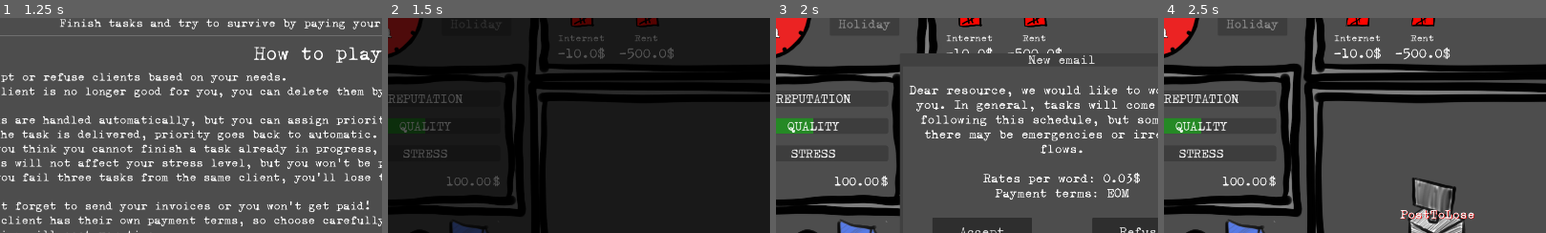
Above: before the commit, frames 1-4 (left to right).
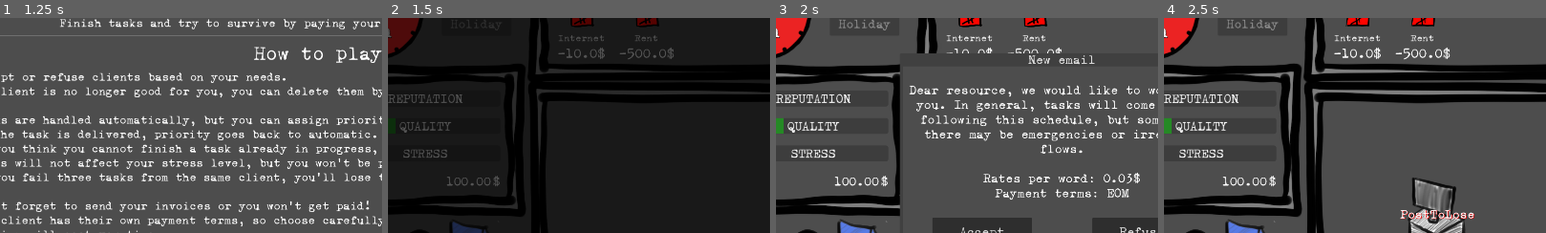
Above: after the commit, the same moments.

Repository: ildede/game-off-2025
Game: Godot game, scene res://scenes/game/screens/splash_screen/splash.tscn
The game is run twice, just before and just after one commit, with the same random seed, the same clock (stepped at 60 frames per second) and the same inputs.
Inputs:
- Up to frame 1 (1.25 s): click "LET'S GO!" at 0.5 s
- Up to frame 2 (1.5 s): click "START" at 1.25 s
- Up to frame 3 (2 s): no input
- Up to frame 4 (2.5 s): click "Accept" at 2 s
The pictures show only the part of the screen within x 8-58%, y 14-64%; the shares and areas given below are measured in that part.

Frame 1 is identical in both runs. In frame 2, 0.4% of the frame differs, in the area x 2-10%, y 46-54%; in frame 3, 0.5%; in frame 4, 0.5%.

Commit message:
feat: use quality to decide letter movements

Diff:
--- a/autoloads/config.gd
+++ b/autoloads/config.gd
@@ -6,6 +6,7 @@
 const SECONDS_BETWEEN_TASKS: int = 3
 const WORDS_PER_LETTER: int = 11
 const MAX_STRESS_LEVEL: float = 100
+const MAX_QUALITY_LEVEL: float = 100
 const MAX_CLIENT_LOYALTY: float = 100
 const MIN_CLIENT_LOYALTY: float = 10
 const WORDS_PER_DAY: int = 2500
--- a/autoloads/global.gd
+++ b/autoloads/global.gd
@@ -83,7 +83,8 @@
 
 func handle_update_quality(value: float) -> void:
 	print("[GLOBAL] handle_update_quality")
-	game_state.quality += value
+	if game_state.quality < Config.MAX_QUALITY_LEVEL:
+		game_state.quality += value
 	ui_update.emit()
 
 func handle_update_money(value: float) -> void:
--- a/autoloads/models.gd
+++ b/autoloads/models.gd
@@ -33,7 +33,7 @@
 	var translated_words: int = 0
 
 	var reputation: float = 0
-	var quality: float = 50
+	var quality: float = 30
 	var stress: float = 0
 	var clients: Array[ClientObject] = []
 	var money: float = 100
--- a/scenes/game/entities/letter/letter.gd
+++ b/scenes/game/entities/letter/letter.gd
@@ -6,14 +6,19 @@
 var target: PathFollow2D
 var target_id: int
 var word_count: int = 10
+var quality_vector: Vector2
 
 func _ready() -> void:
 	$Sprite2D.play(possible_letters.pick_random())
 	word_count = Config.WORDS_PER_LETTER
+	quality_vector = Vector2(randi_range(0, 3), randi_range(-1, 1)) * (160 - Global.game_state.quality*1.5)
 
 func _physics_process(delta: float) -> void:
 	if is_instance_valid(target):
-		global_position = global_position.move_toward(target.global_position, speed * delta)
+		#global_position = global_position.move_toward(target.global_position + Vector2(randi_range(-500, 500), randi_range(-500, 500)), speed * delta) <-- EFFETTO UBRIACO
+		global_position = global_position.move_toward(target.global_position + quality_vector, speed * delta)
+		if abs(global_position.length() - (target.global_position + quality_vector).length()) <= 10:
+			queue_free()
 	else:
 		queue_free()
 
@@ -21,3 +26,4 @@
 	if body is TaskBody:
 		if body.task_id == target_id:
 			Global.letter_hit_task.emit(self, body.get_parent())
+			Global.update_quality.emit(0.1)
--- a/scenes/game/entities/task/task.tscn
+++ b/scenes/game/entities/task/task.tscn
@@ -64,8 +64,8 @@
 "speed": 6.0
 }]
 
-[sub_resource type="RectangleShape2D" id="RectangleShape2D_ukviy"]
-size = Vector2(127.14288, 175.71436)
+[sub_resource type="CircleShape2D" id="CircleShape2D_uxrd1"]
+radius = 55.0
 
 [sub_resource type="AnimatedTexture" id="AnimatedTexture_ctq7e"]
 frames = 4
@@ -114,9 +114,9 @@
 frame_progress = 0.24271658
 
 [node name="CollisionShape2D" type="CollisionShape2D" parent="CharacterBody2D"]
-position = Vector2(0.714288, -0.7142869)
-scale = Vector2(0.99999964, 0.99999964)
-shape = SubResource("RectangleShape2D_ukviy")
+position = Vector2(0.714288, -0.714288)
+scale = Vector2(0.9999994, 0.9999994)
+shape = SubResource("CircleShape2D_uxrd1")
 
 [node name="ProgressBar" type="ProgressBar" parent="."]
 modulate = Color(0, 1, 0, 1)
--- a/scenes/ui/game_information/game_information.gd
+++ b/scenes/ui/game_information/game_information.gd
@@ -8,6 +8,7 @@
 	$InfoPanel/MarginContainer/GridContainer/StressLabel/StressBar.value = state.stress
 	$InfoPanel/MarginContainer/GridContainer/StressLabel/StressBar.max_value = Config.MAX_STRESS_LEVEL
 	$InfoPanel/MarginContainer/GridContainer/QualityLabel/QualityBar.value = state.quality
+	$InfoPanel/MarginContainer/GridContainer/QualityLabel/QualityBar.max_value = Config.MAX_QUALITY_LEVEL
 	$InfoPanel/MarginContainer/GridContainer/ReputationLabel/ReputationBar.value = state.reputation
 	$InfoPanel/MarginContainer/GridContainer/GridContainer/Money.text = "%.2f" % state.money
 	var events: Array[EventsPanel.Event] = []
